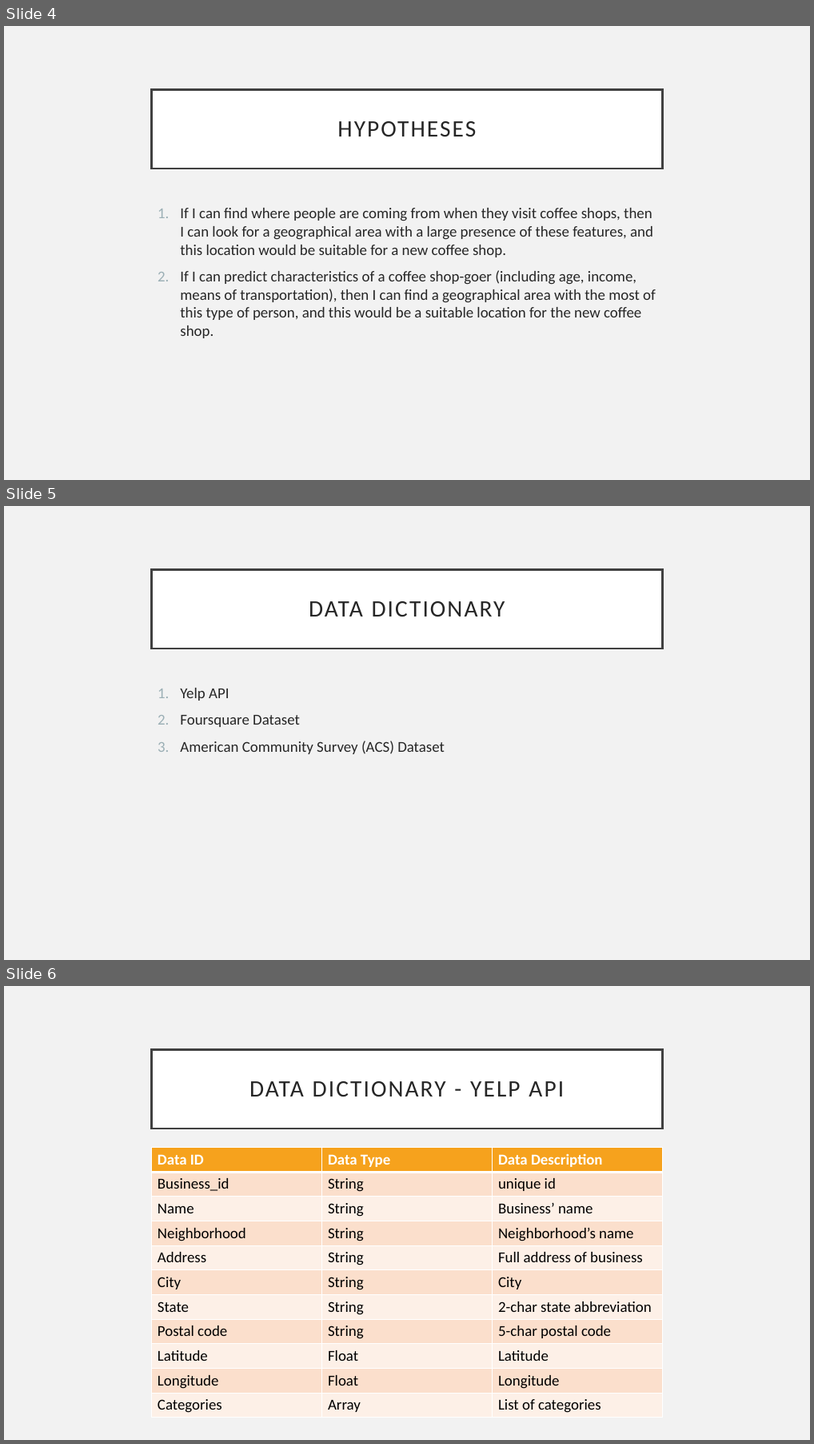
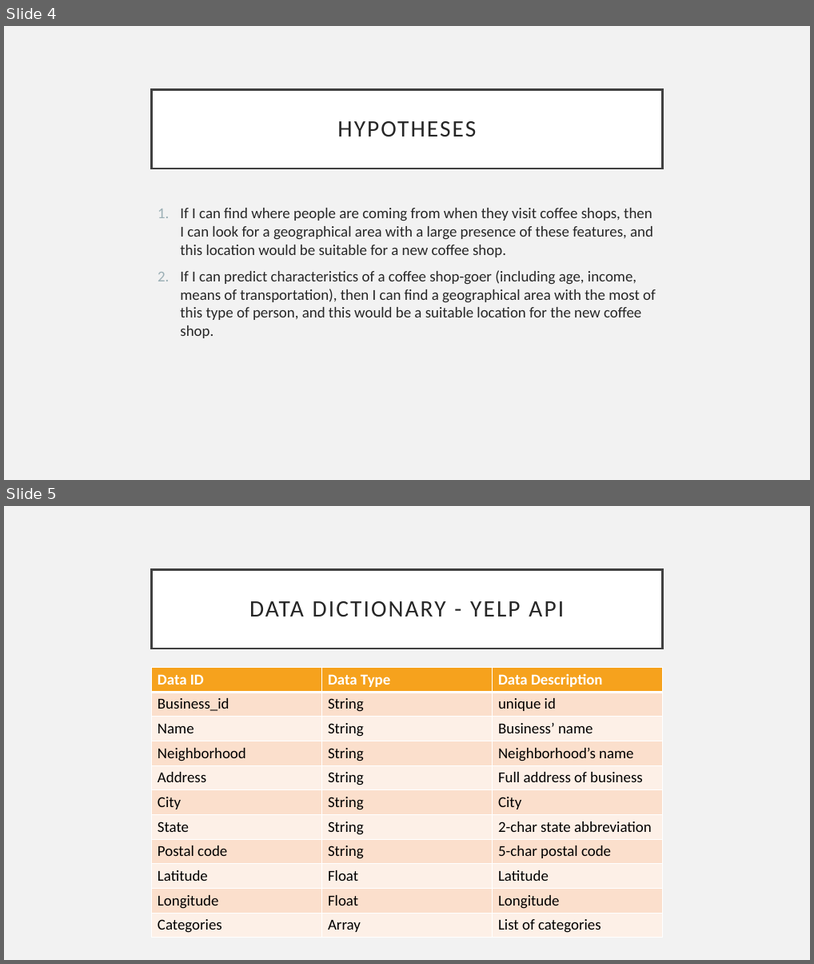
Before and after one commit to grassten/GA_datascience, a slide deck: 04_Presentation.pptx. Shown one above the other, each under a label of ours: slides 4, 5 and 6 before the commit, slides 4 and 5 after it. The pictures are 814x1444 and 814x964 pixels, drawn with LibreOffice and Linux fonts; fonts in the diff are those of the drawing. Boxes give left, top, right and bottom in pixels: in the first picture for what was removed or moved away, otherwise in the second. Text is boxed around its words. In the diff, an @@ line names an element or a change of style, - is before the commit and + after.

```diff
--- a/04_Presentation.pptx
+++ b/04_Presentation.pptx
@@ slide 5 removed at <box>4,506,810,960</box>, background #F2F2F2 @@
@@ title removed at <box>152,569,662,648</box> @@
-DATA DICTIONARY
@@ text removed at <box>180,688,445,754</box> @@
-1. Yelp API
-2. Foursquare Dataset
-3. American Community Survey (ACS) Dataset
@@ what was slide 6 is now slide 5 @@
```
Also in this commit, not shown: 2 slides changed, 1 slide added, 1 other slide removed, 2 other files.
